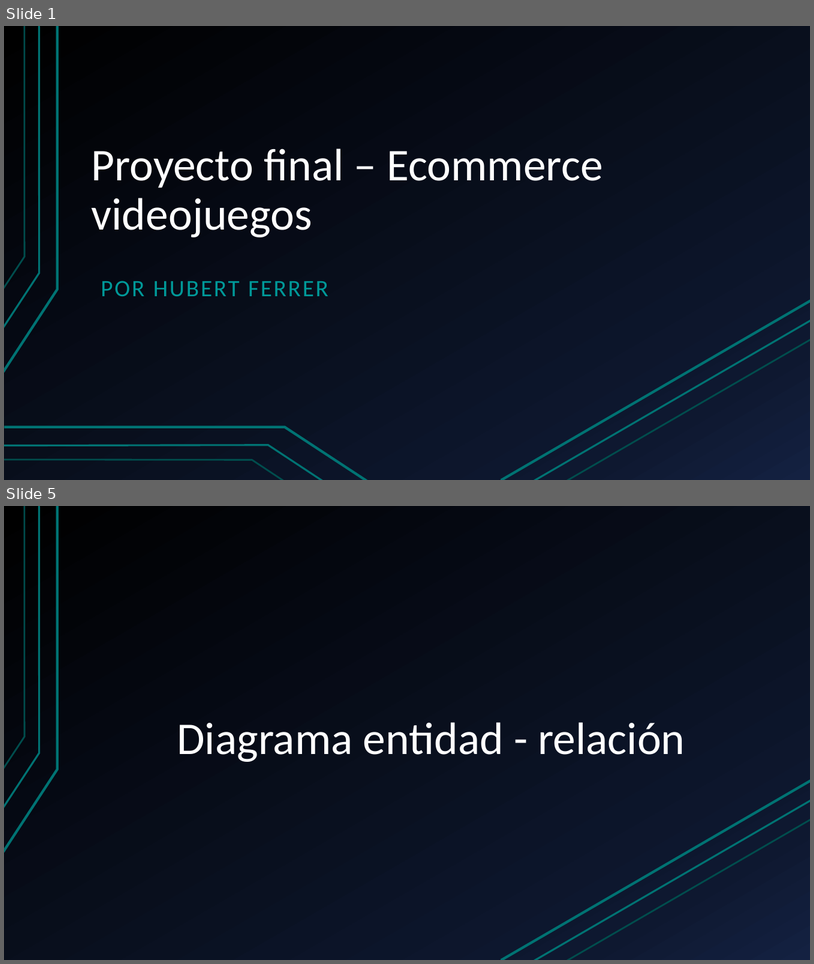
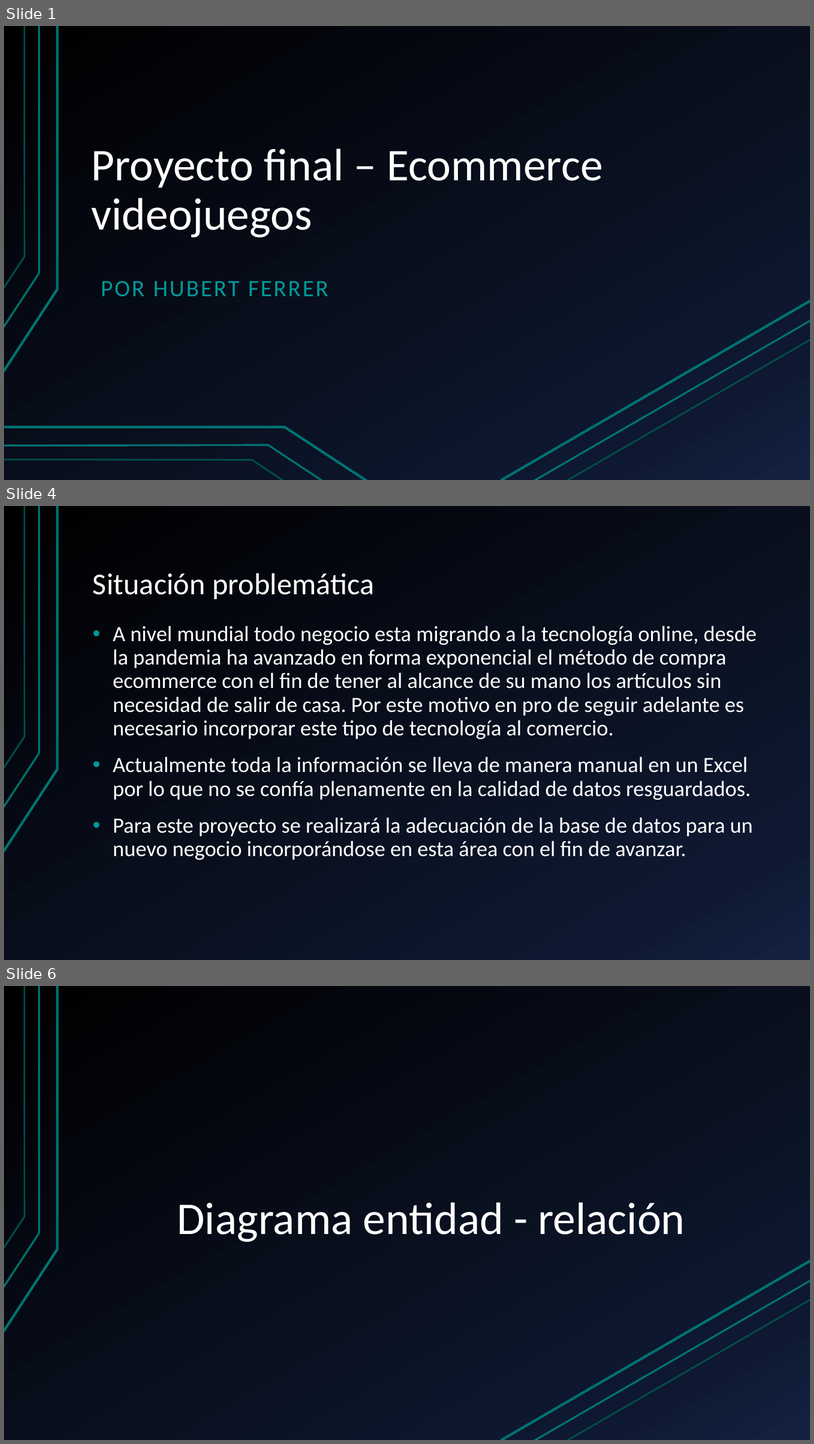
Before and after one commit to hferrer08/BDEcommerce, a slide deck: EcommerceVideojuegos+HubertFerrer.pptx. Shown one above the other, each under a label of ours: slides 1 and 5 before the commit, slides 1, 4 and 6 after it; the slides between them are not shown. The pictures are 814x964 and 814x1444 pixels, drawn with LibreOffice and Linux fonts; fonts in the diff are those of the drawing. Boxes give left, top, right and bottom in pixels: in the first picture for what was removed or moved away, otherwise in the second. Text is boxed around its words. In the diff, an @@ line names an element or a change of style, - is before the commit and + after.

```diff
--- a/EcommerceVideojuegos+HubertFerrer.pptx
+++ b/EcommerceVideojuegos+HubertFerrer.pptx
@@ slide 4 added at [4, 506, 810, 960], background gradient #000000 to #0F1931 to #142242; not listed: 3 template elements that a slide beside it also shows @@
@@ title added at [93, 573, 374, 599], 36 pt, text #FFFFFF @@
+Situación problemática
@@ text added at [113, 625, 757, 860], 25.9 pt, text #FFFFFF @@
+• A nivel mundial todo negocio esta migrando a la tecnología online, desde la pandemia ha avanzado en forma exponencial el método de compra ecommerce con el fin de tener al alcance de su mano los artículos sin necesidad de salir de casa. Por este motivo en pro de seguir adelante es necesario incorporar este tipo de tecnología al comercio.
+• Actualmente toda la información se lleva de manera manual en un Excel por lo que no se confía plenamente en la calidad de datos resguardados.
+• Para este proyecto se realizará la adecuación de la base de datos para un nuevo negocio incorporándose en esta área con el fin de avanzar.
@@ what was slide 5 is now slide 6 @@
```
Also in this commit, not shown: 2 slides changed, 3 other slides added, 2 slides removed, 2 other files.
